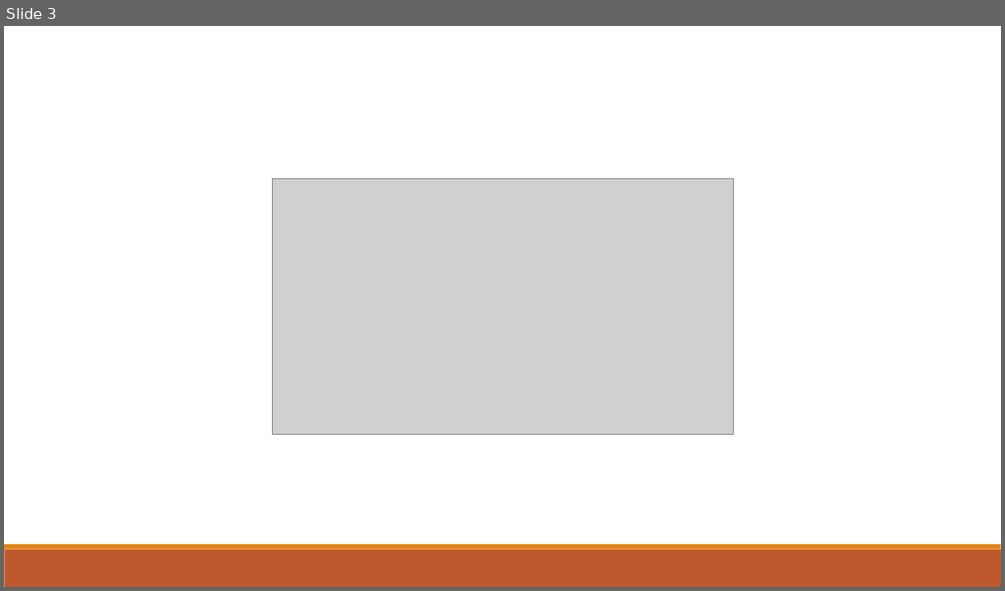
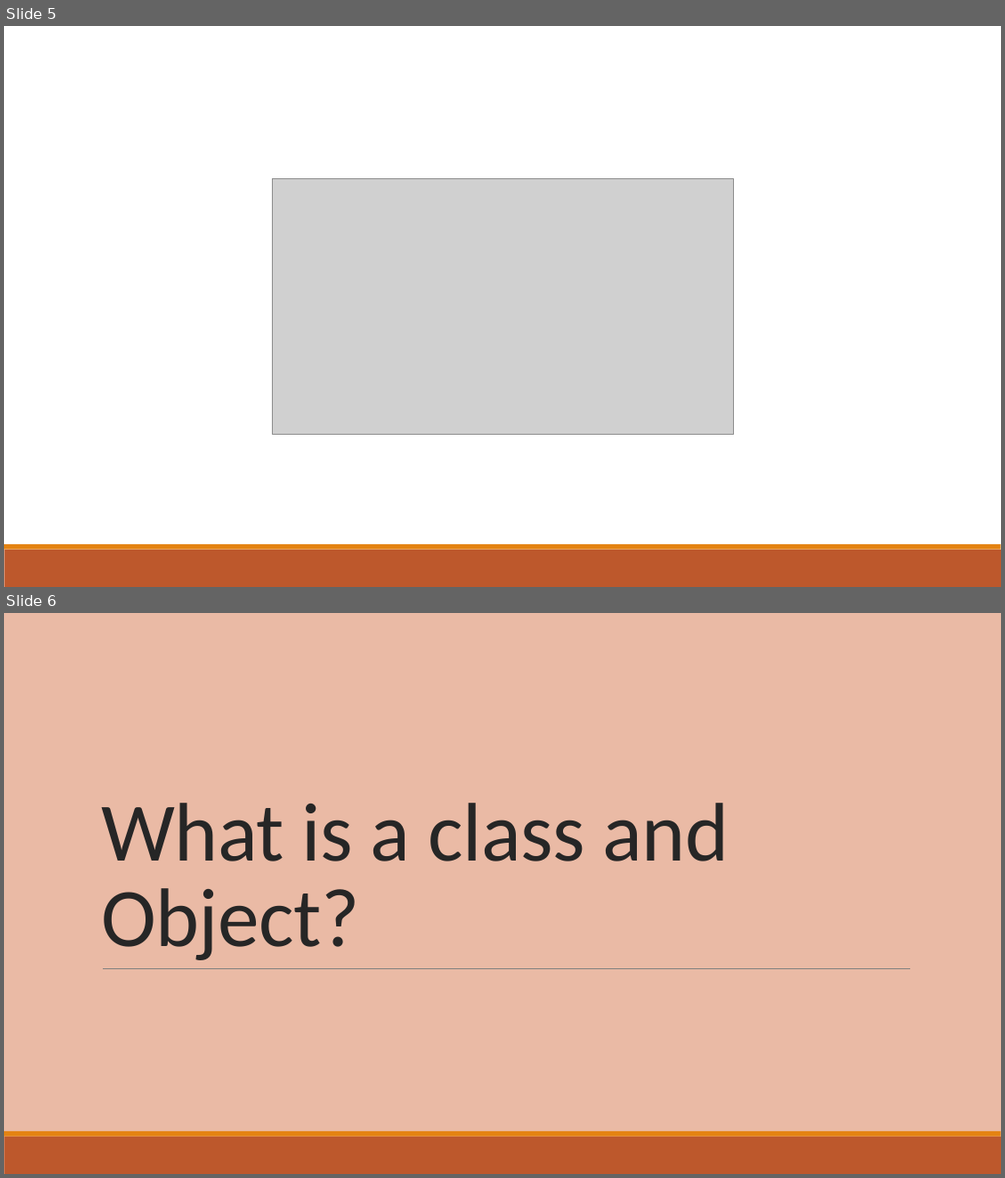
Before and after one commit to thewangclass/apcsa-curriculum, a slide deck: 02-Using-Objects/PowerPoints/01-Instances-of-Classes.pptx. Shown one above the other, each under a label of ours: slide 3 before the commit, slides 5 and 6 after it. The pictures are 1005x591 and 1005x1178 pixels, drawn with LibreOffice and Linux fonts; fonts in the diff are those of the drawing; grey boxes stand for pictures. Boxes give left, top, right and bottom in pixels: in the first picture for what was removed or moved away, otherwise in the second. Text is boxed around its words. In the diff, an @@ line names an element or a change of style, - is before the commit and + after.

```diff
--- a/02-Using-Objects/PowerPoints/01-Instances-of-Classes.pptx
+++ b/02-Using-Objects/PowerPoints/01-Instances-of-Classes.pptx
@@ slide 6 added at (4,613,1001,1174), background #EABAA5; not listed: 2 template elements that a slide beside it also shows @@
@@ title added at (101,803,729,960), 80 pt, text #262626 @@
+What is a class and Object?
@@ line added from (103, 968) to (910, 968), #808080 0.5 pt @@
@@ what was slide 3 is now slide 5 @@
```
Also in this commit, not shown: 3 slides changed, 49 other slides added, 2 slides removed, 31 other files.
